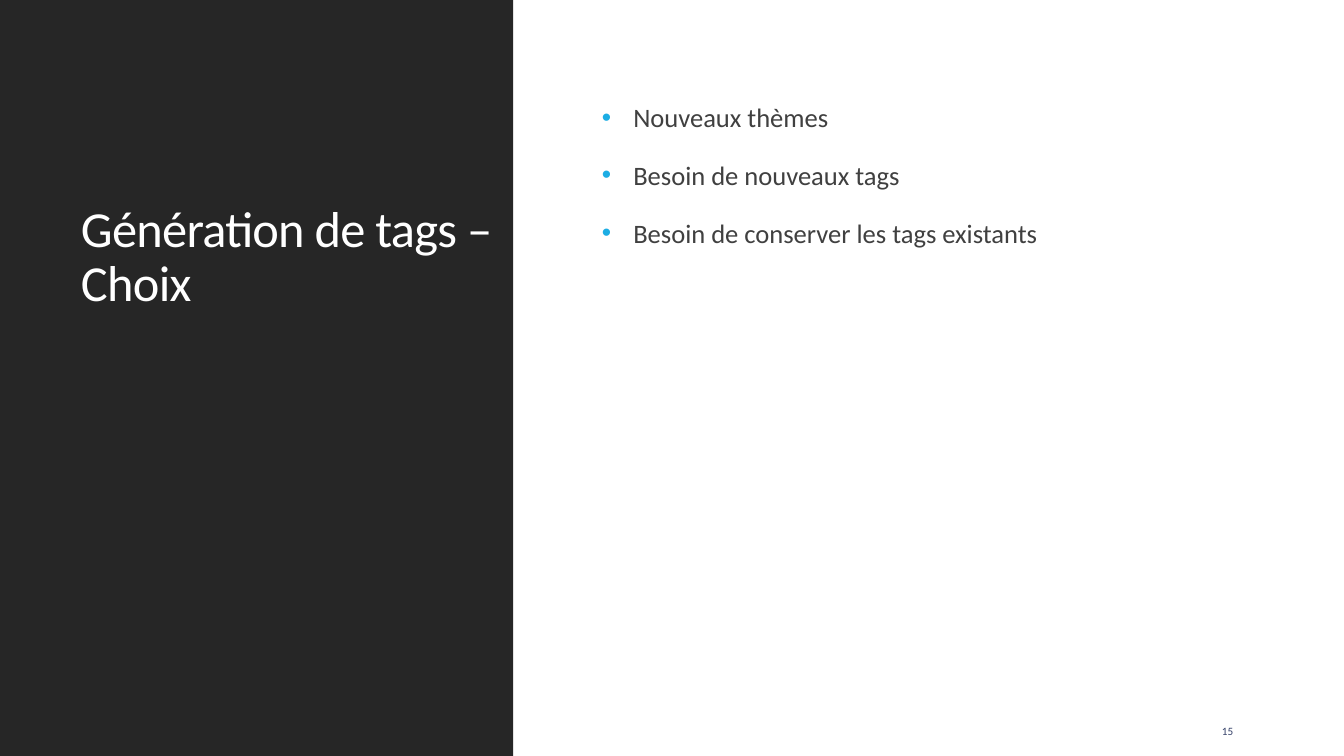
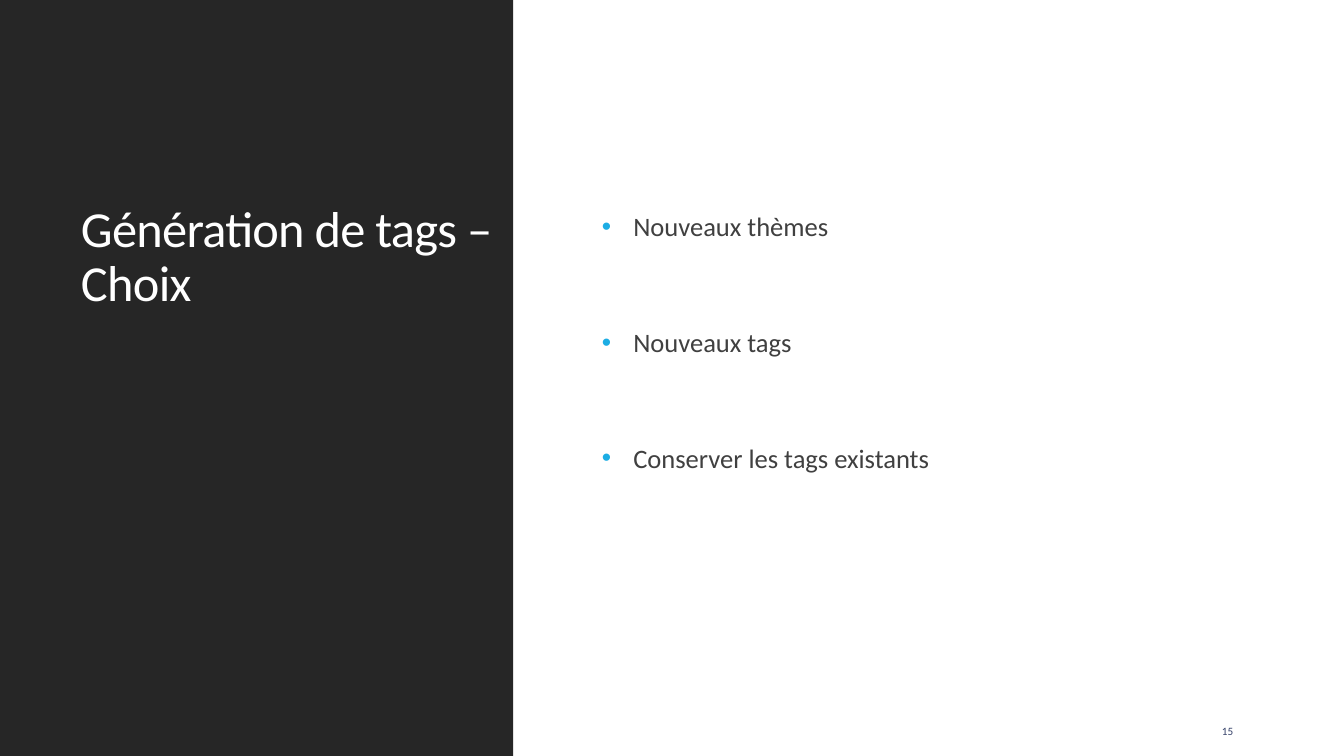
Before and after one commit to EricJacquesPro/TextCategorization, a slide deck: slide 15 of Présentation Projet 6 Data Scientist.pptx. Drawn at 1344x756 pixels with LibreOffice and Linux fonts; fonts in the diff are those of the drawing. Boxes give left, top, right and bottom in pixels: in the first picture for what was removed or moved away, otherwise in the second. Text is boxed around its words. In the diff, an @@ line names an element or a change of style, - is before the commit and + after.

```diff
--- a/Présentation Projet 6 Data Scientist.pptx
+++ b/Présentation Projet 6 Data Scientist.pptx
@@ text at <box>633,335,929,473</box>: text changed @@
-• Besoin de nouveaux tags
-• Besoin de conserver les tags existants
+• Nouveaux tags
+• Conserver les tags existants
```
Also in this commit, not shown: 5 other slides changed.
